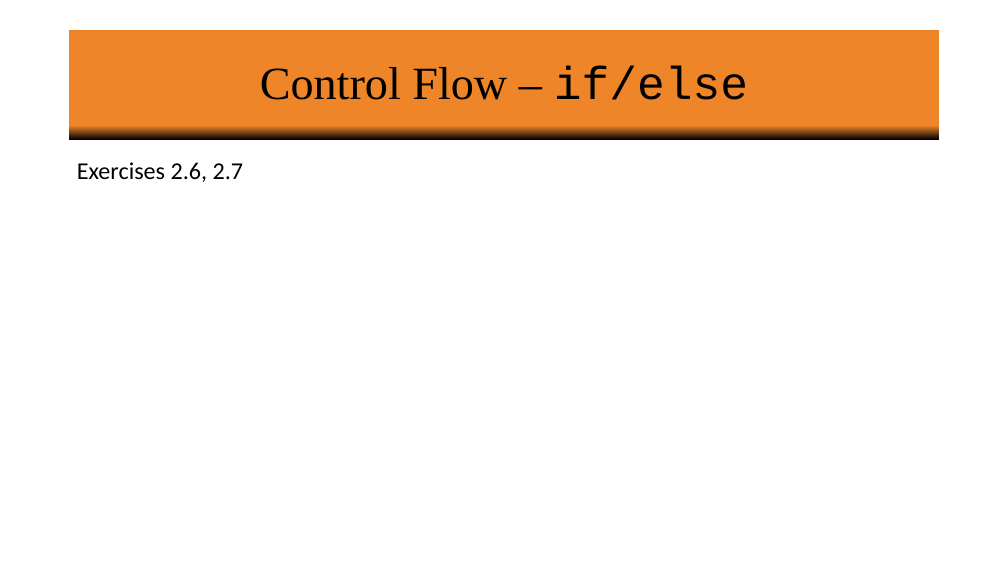
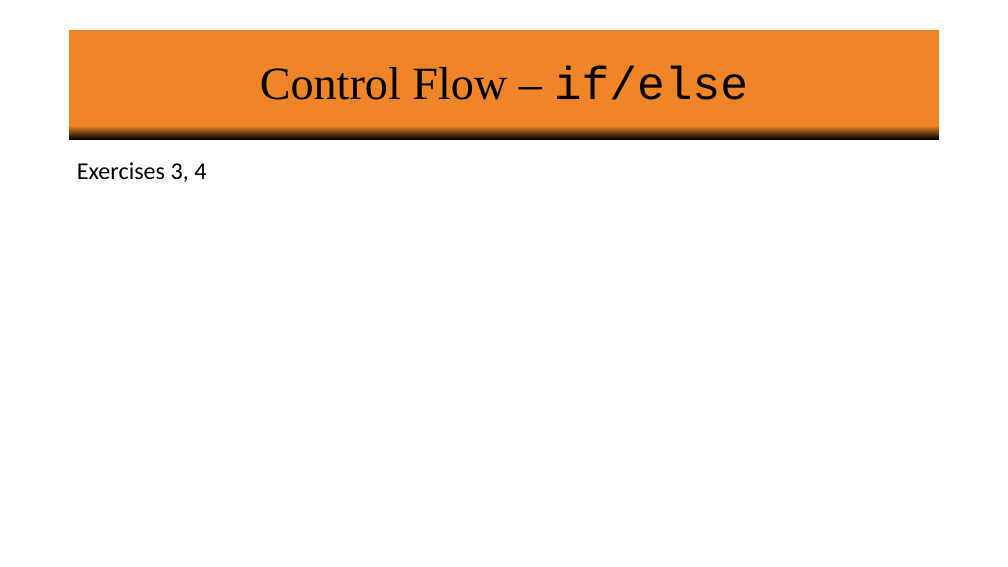
Before and after one commit to vineetbansal/Python-Bootcamp, a slide deck: slide 20 of slides/03 Lists_Loops_Files.pptx. Drawn at 1008x567 pixels with LibreOffice and Linux fonts; fonts in the diff are those of the drawing; background and template pictures are left out. Boxes give left, top, right and bottom in pixels: in the first picture for what was removed or moved away, otherwise in the second. Text is boxed around its words. In the diff, an @@ line names an element or a change of style, - is before the commit and + after.

Commit message:
Updated references to Exercises. Added placeholders for missing notebooks.

```diff
--- a/slides/03 Lists_Loops_Files.pptx
+++ b/slides/03 Lists_Loops_Files.pptx
@@ text at (77, 162, 206, 182): text changed @@
-Exercises 2.6, 2.7
+Exercises 3, 4
```
Also in this commit, not shown: 4 other slides changed, 10 other files.
